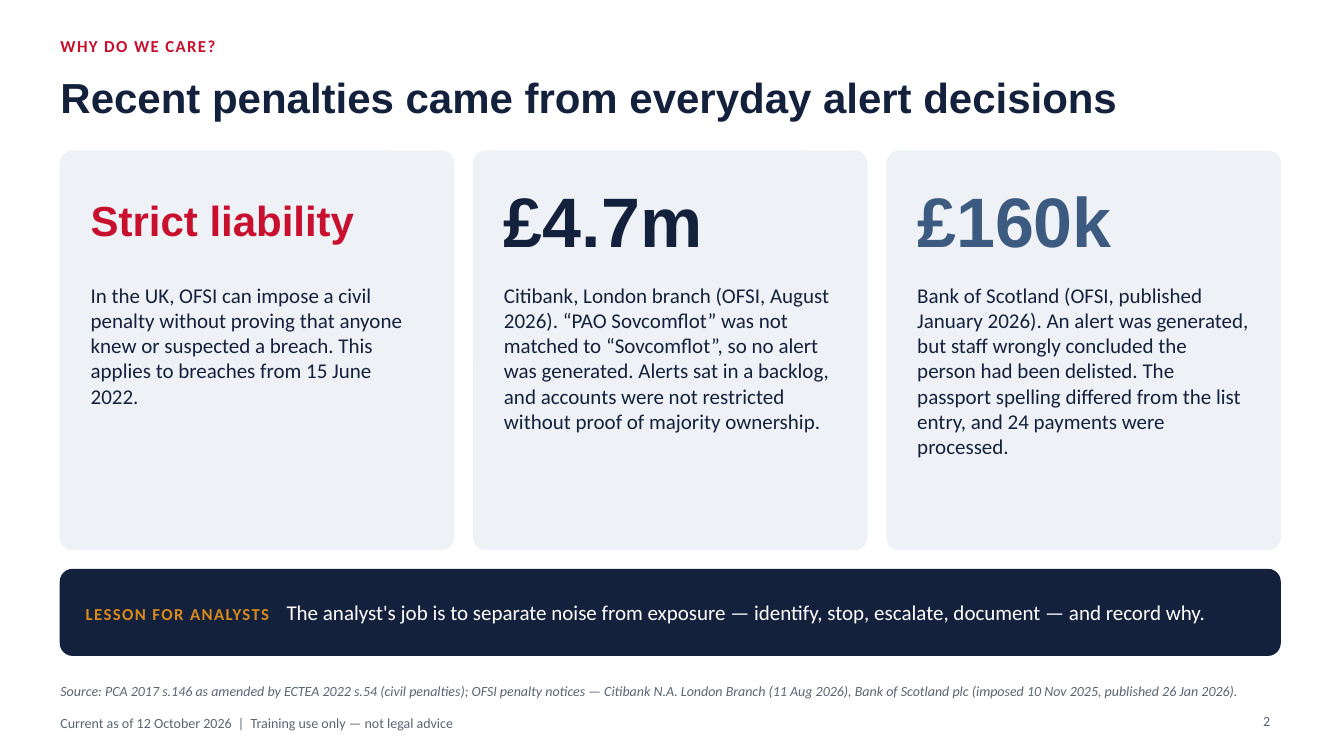
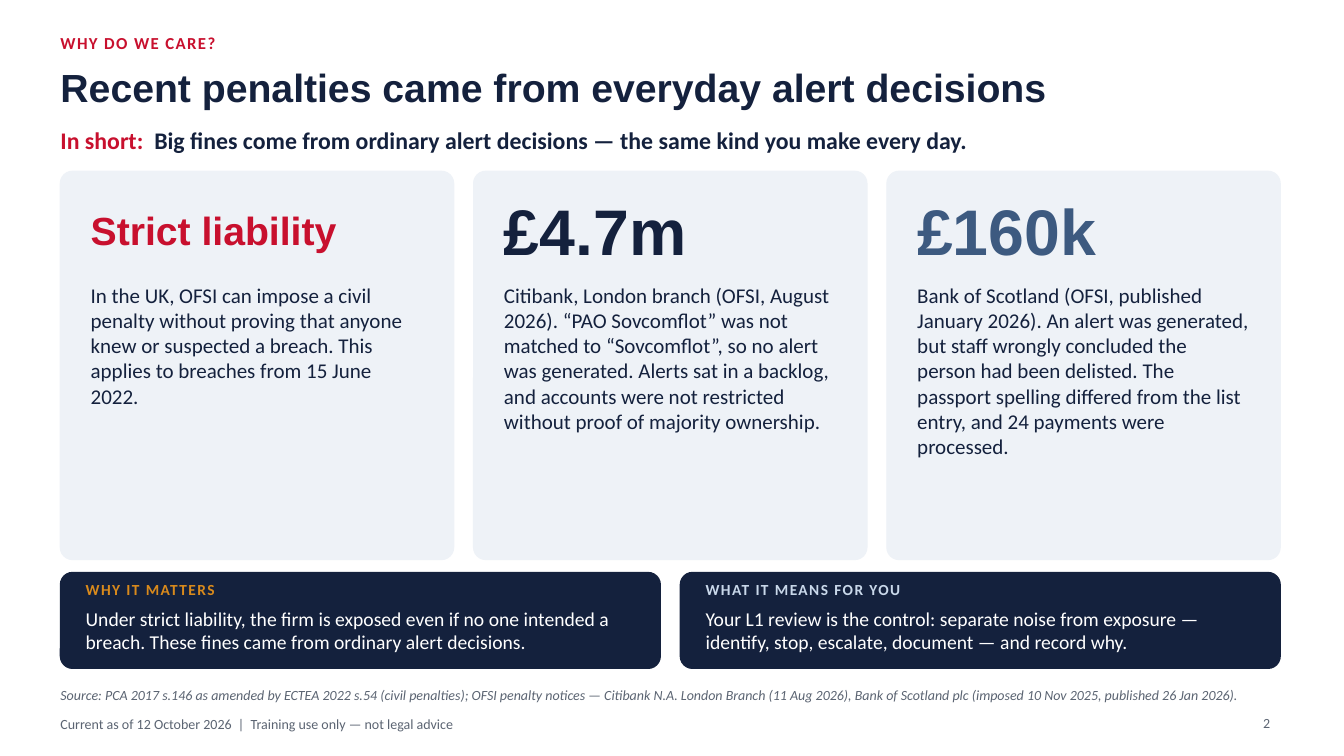
Before and after one commit to danielslonim-art/Screening, a slide deck: slide 2 of training/sanctions-in-practice-2026-10/sanctions-in-practice-analyst-edition.pptx. Drawn at 1344x756 pixels with LibreOffice and Linux fonts; fonts in the diff are those of the drawing. Boxes give left, top, right and bottom in pixels: in the first picture for what was removed or moved away, otherwise in the second. Text is boxed around its words. In the diff, an @@ line names an element or a change of style, - is before the commit and + after.

```diff
--- a/training/sanctions-in-practice-2026-10/sanctions-in-practice-analyst-edition.pptx
+++ b/training/sanctions-in-practice-2026-10/sanctions-in-practice-analyst-edition.pptx
@@ title "Recent penalties came from everyday ...": place and size @@
-title "Recent penalties came from everyday ..." at [60, 82, 1116, 122]
+title "Recent penalties came from everyday ..." at [60, 73, 1047, 110]
@@ title "Recent penalties came from everyday ..." at [60, 73, 1047, 110]: size 30 to 28 pt @@
@@ text added at [60, 132, 966, 153], 17 pt, text #14213D, bold @@
+In short: Big fines come from ordinary alert decisions — the same kind you make every day.
@@ rounded rectangle: place and size @@
-rounded rectangle at [60, 151, 454, 549]
+rounded rectangle at [60, 171, 454, 560]
@@ rounded rectangle: place and size @@
-rounded rectangle at [474, 151, 867, 549]
+rounded rectangle at [474, 171, 867, 560]
@@ rounded rectangle: place and size @@
-rounded rectangle at [887, 151, 1280, 549]
+rounded rectangle at [887, 171, 1280, 560]
@@ text "Strict liability" at [91, 216, 337, 253]: size 30 to 28 pt @@
@@ text "Strict liability": place and size @@
-text "Strict liability" at [91, 205, 354, 244]
+text "Strict liability" at [91, 216, 337, 253]
@@ text "£4.7m": place and size @@
-text "£4.7m" at [504, 198, 702, 247]
+text "£4.7m" at [504, 210, 686, 255]
@@ text "£4.7m" at [504, 210, 686, 255]: size 50 to 46 pt @@
@@ text "£160k" at [917, 208, 1096, 256]: size 50 to 46 pt @@
@@ text "£160k": place and size @@
-text "£160k" at [917, 196, 1112, 248]
+text "£160k" at [917, 208, 1096, 256]
@@ rounded rectangle: place and size @@
-rounded rectangle at [60, 570, 1280, 655]
+rounded rectangle at [60, 573, 660, 668]
@@ rounded rectangle at [60, 573, 660, 668]: proportions changed @@
@@ text added at [86, 585, 139, 595], 11 pt, text #D98A1C, bold @@
+WHY IT MATTERS
@@ rounded rectangle added at [681, 573, 1280, 668], fill #14213D, outline #14213D 1 pt @@
@@ text added at [706, 585, 900, 595], 11 pt, text #C9D8EA, bold @@
+WHAT IT MEANS FOR YOU
@@ text added at [86, 612, 608, 652], 14 pt, text #FFFFFF @@
+Under strict liability, the firm is exposed even if no one intended a breach. These fines came from ordinary alert decisions.
@@ text at [706, 612, 1176, 652]: text changed; size 15 to 14 pt @@
-LESSON FOR ANALYSTS The analyst's job is to separate noise from exposure — identify, stop, escalate, document — and record why.
+Your L1 review is the control: separate noise from exposure — identify, stop, escalate, document — and record why.
@@ text "Your L1 review is the ..." at [706, 612, 1176, 652]: vertical alignment middle to top @@
@@ text "Source: PCA 2017 s.146 as ...": place and size @@
-text "Source: PCA 2017 s.146 as ..." at [60, 686, 1237, 699]
+text "Source: PCA 2017 s.146 as ..." at [60, 690, 1237, 703]
```
Also in this commit, not shown: 23 other slides changed, 2 other files.
